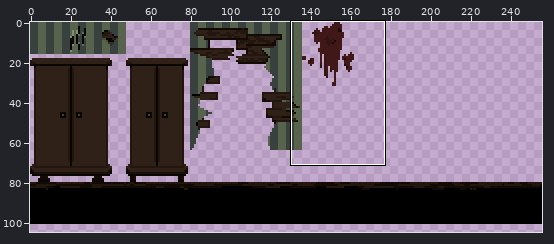
Two versions of one sprite sheet, core/assets/mansion_tiles.png. The first picture is a wide view before the edit; the outline marks the close-up.
Close-up. Before the commit:
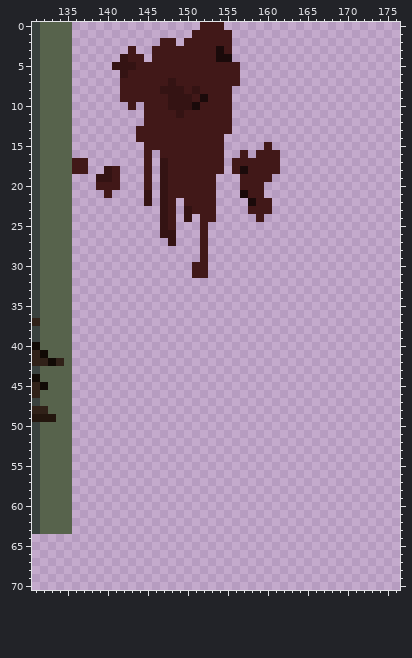
The file is 256x256 pixels. Shown: x 131..176, y 0..70. The wide view leaves out empty margins.
The same view after the edit:
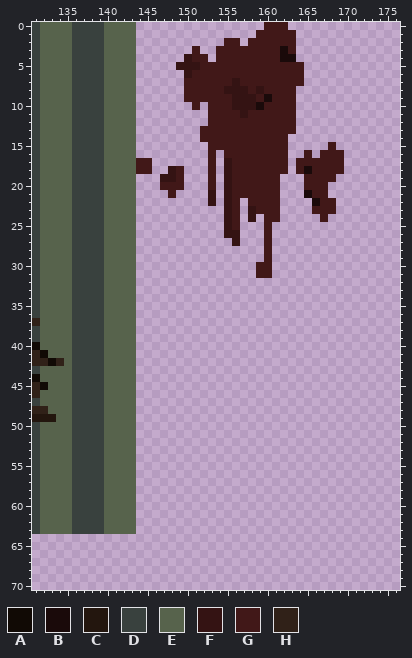
Palette (. is transparent): A #110a05  B #1a0a0a  C #23160e  D #39413e  E #57634c  F #341313  G #411818  H #302118
Edits made:
@@ x 131..176 @@
- 0 DEEEE................GGG......................
- 1 DEEEE...............GGGGG.....................
- 2 DEEEE...........GG.GGGGGG.....................
- 3 DEEEE.......G..GGGGGGGGBG.....................
- 4 DEEEE......FGG.GGGGGGGGBB.....................
- 5 DEEEE.....FFFGGGGGGGGGGGGG....................
- 6 DEEEE......FGGGGGGGGGGGGGG....................
- 7 DEEEE......GGGGGGFGGGGGGGG....................
- 8 DEEEE......GGGGGFFFGFGGGG.....................
- 9 DEEEE......GGGGGGFFFGBGGG.....................
-10 DEEEE.......G.GGGFFFBGGGG.....................
-11 DEEEE.........GGGGFGGGGGG.....................
-12 DEEEE.........GGGGGGGGGGG.....................
-13 DEEEE........GGGGGGGGGGGG.....................
-14 DEEEE........GGGGGGGGGGG......................
-15 DEEEE.........GGGGGGGGGG.....G................
-16 DEEEE.........G.GGGGGGGG..G.GGG...............
-17 DEEEEGG.......G.FGGGGGGG.GGGGGG...............
-18 DEEEEGG..FG...G.FGGGGGGG.GBGGGG...............
-19 DEEEE...FFG...G.FGGGGGG...GGGG................
-20 DEEEE...GGG...G.FGGGGGG...GGG.................
-21 DEEEE....G....F.FGGGGGG...BGG.................
-22 DEEEE.........F.FG.GGGG....BGG................
-23 DEEEE...........FG.FGGG....GGG................
-24 DEEEE...........FG.F.GG.....G.................
-25 DEEEE...........FG...G........................
-26 DEEEE...........FF...G........................
-27 DEEEE............F...G........................
-28 DEEEE................G........................
-29 DEEEE................G........................
-30 DEEEE...............GG........................
-31 DEEEE...............GG........................
-32 DEEEE.........................................
-33 DEEEE.........................................
-34 DEEEE.........................................
-35 DEEEE.........................................
-36 DEEEE.........................................
-37 HEEEE.........................................
-38 DEEEE.........................................
-39 DEEEE.........................................
-40 AEEEE.........................................
-41 HAEEE.........................................
-42 HHAHE.........................................
-43 DEEEE.........................................
-44 AEEEE.........................................
-45 HAEEE.........................................
-46 HEEEE.........................................
-47 DEEEE.........................................
-48 HHEEE.........................................
-49 CCCEE.........................................
-50 DEEEE.........................................
-51 DEEEE.........................................
-52 DEEEE.........................................
-53 DEEEE.........................................
-54 DEEEE.........................................
-55 DEEEE.........................................
-56 DEEEE.........................................
-57 DEEEE.........................................
-58 DEEEE.........................................
-59 DEEEE.........................................
-60 DEEEE.........................................
-61 DEEEE.........................................
-62 DEEEE.........................................
-63 DEEEE.........................................
+ 0 DEEEEDDDDEEEE................GGG..............
+ 1 DEEEEDDDDEEEE...............GGGGG.............
+ 2 DEEEEDDDDEEEE...........GG.GGGGGG.............
+ 3 DEEEEDDDDEEEE.......G..GGGGGGGGBG.............
+ 4 DEEEEDDDDEEEE......FGG.GGGGGGGGBB.............
+ 5 DEEEEDDDDEEEE.....FFFGGGGGGGGGGGGG............
+ 6 DEEEEDDDDEEEE......FGGGGGGGGGGGGGG............
+ 7 DEEEEDDDDEEEE......GGGGGGFGGGGGGGG............
+ 8 DEEEEDDDDEEEE......GGGGGFFFGFGGGG.............
+ 9 DEEEEDDDDEEEE......GGGGGGFFFGBGGG.............
+10 DEEEEDDDDEEEE.......G.GGGFFFBGGGG.............
+11 DEEEEDDDDEEEE.........GGGGFGGGGGG.............
+12 DEEEEDDDDEEEE.........GGGGGGGGGGG.............
+13 DEEEEDDDDEEEE........GGGGGGGGGGGG.............
+14 DEEEEDDDDEEEE........GGGGGGGGGGG..............
+15 DEEEEDDDDEEEE.........GGGGGGGGGG.....G........
+16 DEEEEDDDDEEEE.........G.GGGGGGGG..G.GGG.......
+17 DEEEEDDDDEEEEGG.......G.FGGGGGGG.GGGGGG.......
+18 DEEEEDDDDEEEEGG..FG...G.FGGGGGGG.GBGGGG.......
+19 DEEEEDDDDEEEE...FFG...G.FGGGGGG...GGGG........
+20 DEEEEDDDDEEEE...GGG...G.FGGGGGG...GGG.........
+21 DEEEEDDDDEEEE....G....F.FGGGGGG...BGG.........
+22 DEEEEDDDDEEEE.........F.FG.GGGG....BGG........
+23 DEEEEDDDDEEEE...........FG.FGGG....GGG........
+24 DEEEEDDDDEEEE...........FG.F.GG.....G.........
+25 DEEEEDDDDEEEE...........FG...G................
+26 DEEEEDDDDEEEE...........FF...G................
+27 DEEEEDDDDEEEE............F...G................
+28 DEEEEDDDDEEEE................G................
+29 DEEEEDDDDEEEE................G................
+30 DEEEEDDDDEEEE...............GG................
+31 DEEEEDDDDEEEE...............GG................
+32 DEEEEDDDDEEEE.................................
+33 DEEEEDDDDEEEE.................................
+34 DEEEEDDDDEEEE.................................
+35 DEEEEDDDDEEEE.................................
+36 DEEEEDDDDEEEE.................................
+37 HEEEEDDDDEEEE.................................
+38 DEEEEDDDDEEEE.................................
+39 DEEEEDDDDEEEE.................................
+40 AEEEEDDDDEEEE.................................
+41 HAEEEDDDDEEEE.................................
+42 HHAHEDDDDEEEE.................................
+43 DEEEEDDDDEEEE.................................
+44 AEEEEDDDDEEEE.................................
+45 HAEEEDDDDEEEE.................................
+46 HEEEEDDDDEEEE.................................
+47 DEEEEDDDDEEEE.................................
+48 HHEEEDDDDEEEE.................................
+49 CCCEEDDDDEEEE.................................
+50 DEEEEDDDDEEEE.................................
+51 DEEEEDDDDEEEE.................................
+52 DEEEEDDDDEEEE.................................
+53 DEEEEDDDDEEEE.................................
+54 DEEEEDDDDEEEE.................................
+55 DEEEEDDDDEEEE.................................
+56 DEEEEDDDDEEEE.................................
+57 DEEEEDDDDEEEE.................................
+58 DEEEEDDDDEEEE.................................
+59 DEEEEDDDDEEEE.................................
+60 DEEEEDDDDEEEE.................................
+61 DEEEEDDDDEEEE.................................
+62 DEEEEDDDDEEEE.................................
+63 DEEEEDDDDEEEE.................................
 64 ..............................................
Boxes around the changes in both close-ups, in picture pixels (x1, y1, x2, y2):
changed: (72, 22, 344, 534)
